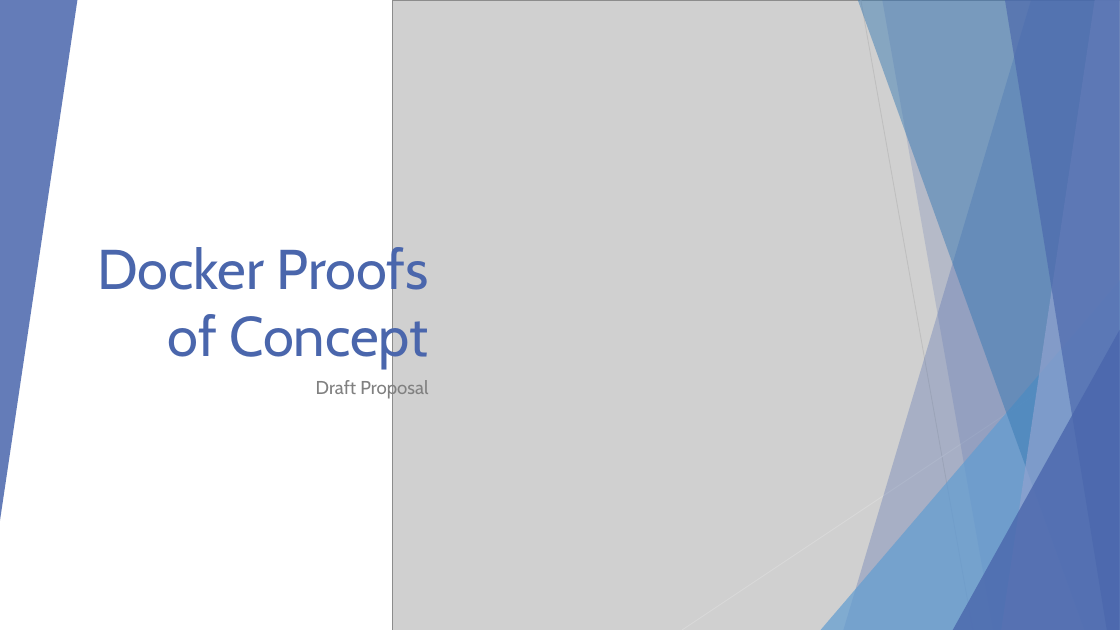
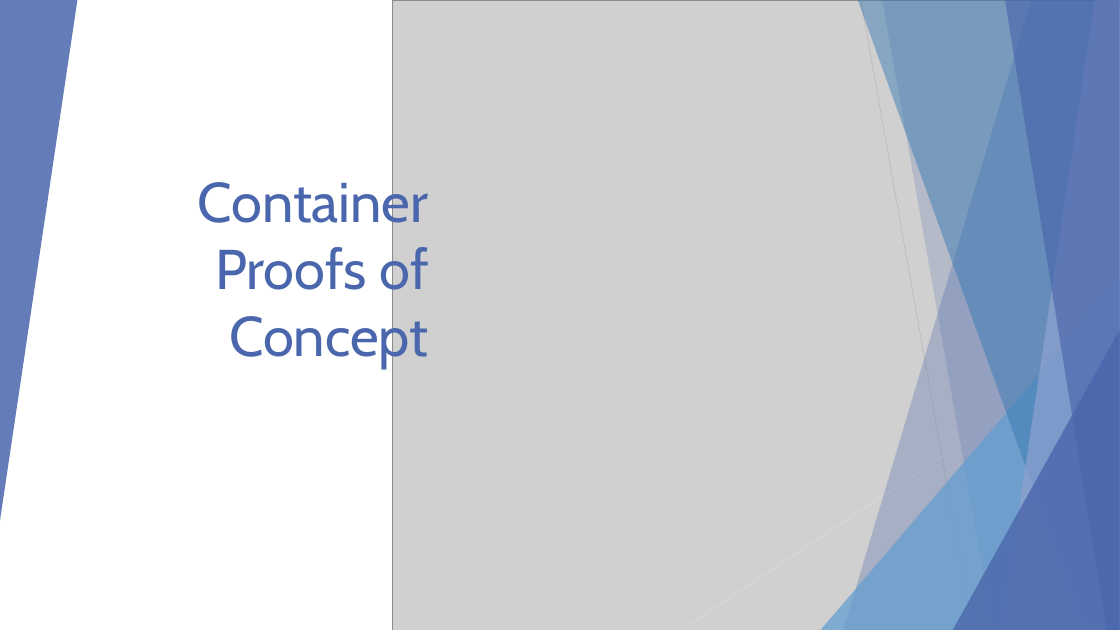
Before and after one commit to EnterpriseProductsLP/docker-straw-man, a slide deck: slide 1 of presentation.pptx. Drawn at 1120x630 pixels with LibreOffice and Linux fonts; fonts in the diff are those of the drawing; grey boxes stand for pictures. Boxes give left, top, right and bottom in pixels: in the first picture for what was removed or moved away, otherwise in the second. Text is boxed around its words. In the diff, an @@ line names an element or a change of style, - is before the commit and + after.

```diff
--- a/presentation.pptx
+++ b/presentation.pptx
@@ title at (198, 174, 429, 368): text changed @@
-Docker Proofs of Concept
+Container Proofs of Concept
@@ subtitle removed at (316, 379, 428, 400) @@
-Draft Proposal
```
Also in this commit, not shown: 4 other slides changed, 5 slides removed.
